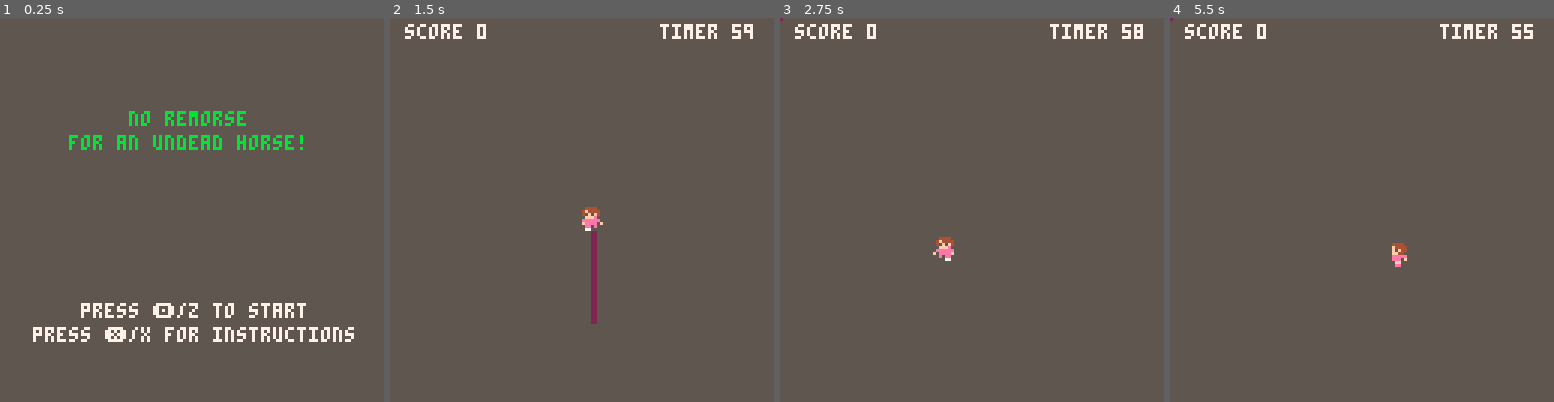
Above: before the commit, frames 1-4 (left to right).
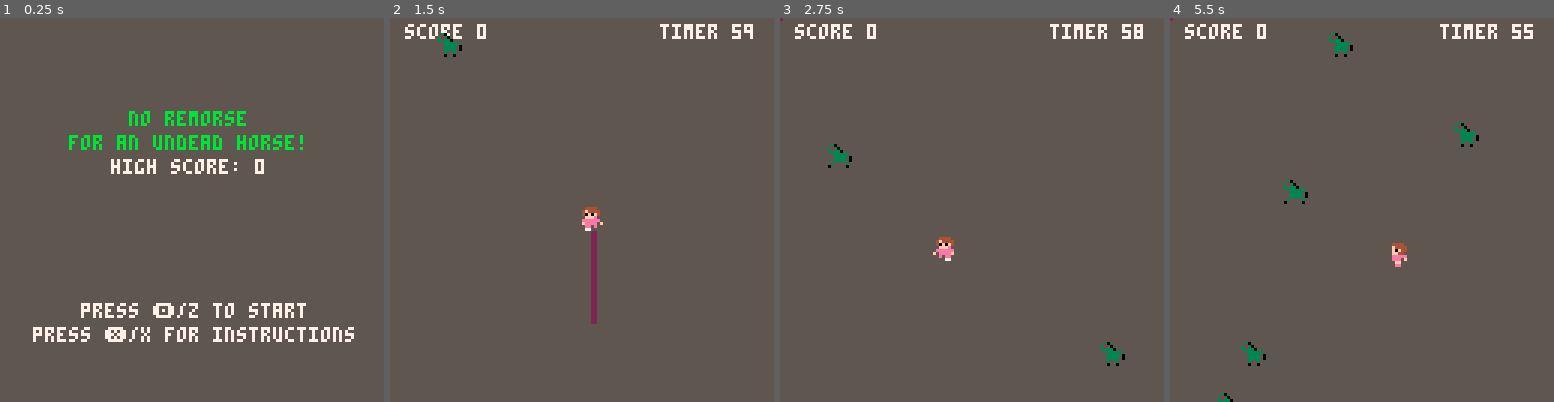
Above: after the commit, the same moments.

Repository: adkinsrs/NoRemorseForAnUndeadHorse
Game: PICO-8 cartridge no_remorse_for_the_undead_horse.p8
Same seed, same stepped clock (60 frames per second), same inputs: the game is played once before the commit and once after it.
Inputs:
- Up to frame 1 (0.25 s): no input
- Up to frame 2 (1.5 s): tap O (Z key) at 0.33, 0.7, 1.43 s; tap X (X key) at 1.07 s
- Up to frame 3 (2.75 s): hold Left 1.97-2.37 s; tap X (X key) at 2.07, 2.4, 2.73 s; tap O (Z key) at 2.22 s; hold Down from 2.42 s (still down)
- Up to frame 4 (5.5 s): release Down at 2.82 s; hold Right 2.87-3.53 s; tap X (X key) every 0.33 s from 3.07 to 5.4 s; tap O (Z key) at 3.1, 3.98, 4.87 s; hold Up 3.58-4.08 s; hold Right 4.13-4.53 s; hold Down 4.58-5.08 s; hold Left from 5.13 s (still down)

The runs differ from the first frame. In frame 1, 0.6% of the frame differs, in the area x 28-69%, y 36-41%; in frame 2, 0.2%; in frame 3, 0.4%; in frame 4, 0.8%, in the area x 12-81%, y 3-100%.

Commit message:
added a horse

Diff:
--- a/no_remorse_for_the_undead_horse.p8
+++ b/no_remorse_for_the_undead_horse.p8
@@ -9,8 +9,9 @@
 	cls()
 	scene=0
 	score=0
-	screenwidth = 127
-	screenheight = 127
+	hiscore=0
+	screenwidth=127
+	screenheight=127
 	timer=1800
 
 	player={
@@ -28,12 +29,10 @@
 	pole={
 		active=false
 		,t=0
-		,box={
-			x0=player.x
-			,y0=player.y
-			,x1=player.x
-			,y1=player.y
-		}
+		,x=player.x
+		,y=player.y
+		,w=0
+		,h=0
 		,upd=usepole
 		,draw=poledraw
 	}
@@ -41,6 +40,10 @@
 	cat={
 	}
 
+	enemies={}
+
+	palt(0,false)
+	palt(5,true)
 end
 
 function _update()
@@ -87,6 +90,34 @@
 	if pole.active then
 		pole:upd(player)
 	end
+
+	if timer%30==0 then
+		spawn_enemy()
+	end
+
+	for e in all(enemies) do
+		e.x+=e.dx
+		e.y+=e.dy
+		e.t+=1
+
+		if e.t%8<3 then e.s=7 else e.s=6 end
+
+		if e.t==128 then
+			del(enemies,e)
+			break
+		end
+
+		if collide(pole,e) and pole.active then
+			sfx(1)
+			del(enemies,e)
+			score +=1
+		end
+	end
+
+	if timer==0 then
+		hiscore=max(hiscore,score)
+		scene=0
+	end
 end
 
 -- draw fxns
@@ -95,11 +126,13 @@
 	local titletxt2="for an undead horse!"
 	local starttxt="press 🅾️/z to start"
 	local helptxt="press ❎/x for instructions"
+	local scoretxt="high score: "..hiscore
 
 	rectfill(0,0,screenwidth, screenheight, 5)
 
 	print(titletxt, hcenter(titletxt), screenheight/4, 11)
 	print(titletxt2, hcenter(titletxt2), screenheight/4+8, 11)
+	print(scoretxt, hcenter(scoretxt), 3*screenheight/8, 7)
 	print(starttxt, hcenter(starttxt), (screenheight/4)+(screenheight/2),7)
 	print(helptxt, hcenter(helptxt), (screenheight/4)+(screenheight/2)+8,7)
 end
@@ -133,9 +166,38 @@
 
 	player:draw()
 	pole:draw()
+
+	for e in all(enemies) do
+		spr(e.s
+			,e.x
+			,e.y
+			,1
+			,1
+			,e.dx>0 and true
+		)
+	end
 end
 
 --util_fxns
+function spawn_enemy()
+	local right=true
+	local dx = -1
+	local dy = -1
+	if rnd(1)<0.5 then dx=1 end
+	if rnd(1)<0.5 then dy=1 end
+	if rnd(1)<0.5 then right=false end
+	add(enemies, {
+		s=6
+		,x=(right and (dx>0 and 0 or 119) or flr(rnd(120)))
+		,y=(right and flr(rnd(120)) or (dy>0 and 0 or 119))
+		,w=8
+		,h=8
+		,dx=(right and dx or 0)
+		,dy=(right and 0 or dy)
+		,t=0
+	})
+end
+
 function playercontrol(self)
 	if btn(0) then moveleft(self)
 	elseif btn(1) then moveright(self)
@@ -146,9 +208,8 @@
 	if btn(5) then usecat(self) end
 
 	-- check if the player is still onscreen
-	self.x = mid(0, self.x, screenwidth - self.w)
-	self.y = mid(0, self.y, screenheight - self.h)
-
+	self.x=mid(0, self.x, screenwidth - self.w)
+	self.y=mid(0, self.y, screenheight - self.h)
 end
 
 function playerdraw(self)
@@ -159,14 +220,14 @@
 	self.x-=1
 	self.flip=true
 	self.dir="left"
-	if self.x%8<4 then self.s=3 else self.s=4 end
+	if self.x%8<3 then self.s=3 else self.s=4 end
 end
 
 function moveright(self)
 	self.x+=1
 	self.flip=false
 	self.dir="right"
-	if self.x%8<4 then self.s=3 else self.s=4 end
+	if self.x%8<3 then self.s=3 else self.s=4 end
 end
 
 function moveup(self)
@@ -174,7 +235,7 @@
 	self.s=2
 	self.flip=false
 	self.dir="up"
-	if self.y%8<4 then self.flip=true end
+	if self.y%8<3 then self.flip=true end
 end
 
 function movedown(self)
@@ -182,29 +243,27 @@
 	self.s=1
 	self.flip=false
 	self.dir="down"
-	if self.y%8<4 then self.s=5 end
+	if self.y%8<3 then self.s=5 end
 end
 
 function usepole(self,pl)
 	if pl.dir=="left" or pl.dir=="right" then
+		self.w = 30
+		self.h = 1
+		self.y = pl.y+5
 		if pl.dir=="left" then
-			self.box.x1 = pl.x
-			self.box.x0 = self.box.x1 - 30
+			self.x = pl.x - self.w
 		else
-			self.box.x0 = pl.x + 8
-			self.box.x1 = self.box.x0 + 30
+			self.x = pl.x + 8
 		end
-		self.box.y0 = pl.y+5
-		self.box.y1 = self.box.y0+1
 	else
-		self.box.x0 = pl.x+4
-		self.box.x1 = self.box.x0+1
+		self.w = 1
+		self.h=30
+		self.x = pl.x+4
 		if pl.dir=="up" then
-			self.box.y1 = pl.y
-			self.box.y0 = self.box.y1 - 30
+			self.y = pl.y - self.h
 		else
-			self.box.y0 = pl.y + 8
-			self.box.y1 = self.box.y0 + 30
+			self.y = pl.y + 8
 		end
 	end
 
@@ -214,22 +273,23 @@
 	if self.t==15 then
 		self.t=0
 		self.active=false
-		self.box={
-			x0=0
-			,x1=0
-			,y0=0
-			,y1=0
-		}
+		self.x=0
+		self.y=0
+		self.w=0
+		self.h=0
 	end
 
 end
 
 function poledraw(self)
-	rectfill(self.box.x0, self.box.y0, self.box.x1, self.box.y1, 2)
+	rectfill(self.x, self.y, self.x+self.w, self.y+self.h, 2)
 end
 
 function usecat(self)
 
+end
+
+function catdraw(self)
 end
 
 function hcenter(s)
@@ -251,13 +311,14 @@
 end
 
 __gfx__
-00000000554444555544445555444455554444555544445500000000000000000000000000000000000000000000000000000000000000000000000000000000
-0000000054f444455444444554444f5554444f5554f4444500000000000000000000000000000000000000000000000000000000000000000000000000000000
-00700700540f0f4554444445544f0f55544f0f55540f0f4500000000000000000000000000000000000000000000000000000000000000000000000000000000
-0007700055fffe55554444555544ff555544ff5555fffe5500000000000000000000000000000000000000000000000000000000000000000000000000000000
-000770005eeeeee55eeeeee55eeeee55feeeeeef5eeeeee500000000000000000000000000000000000000000000000000000000000000000000000000000000
-007007005feeee5f5f5eee5f5f5eee55555eee55f5eeeef500000000000000000000000000000000000000000000000000000000000000000000000000000000
-0000000055ee5e55555e5e55555ff55555f55f5555e5ee5500000000000000000000000000000000000000000000000000000000000000000000000000000000
-000000005577555555575555555ee5555e5555e55555775500000000000000000000000000000000000000000000000000000000000000000000000000000000
-
-
+00000000554444555544445555444455554444555544445553055555530555550000000000000000000000000000000000000000000000000000000000000000
+0000000054f444455444444554444f5554444f5554f4444538305555383055550000000000000000000000000000000000000000000000000000000000000000
+00700700540f0f4554444445544f0f55544f0f55540f0f4533330555333305550000000000000000000000000000000000000000000000000000000000000000
+0007700055fffe55554444555544ff555544ff5555fffe5555333335553333350000000000000000000000000000000000000000000000000000000000000000
+000770005eeeeee55eeeeee55eeeee55feeeeeef5eeeeee555333350553333500000000000000000000000000000000000000000000000000000000000000000
+007007005feeee5f5f5eee5f5f5eee55555eee55f5eeeef555333350553333500000000000000000000000000000000000000000000000000000000000000000
+0000000055ee5e55555e5e55555ff55555f55f5555e5ee5555355355535555350000000000000000000000000000000000000000000000000000000000000000
+000000005577555555575555555ee5555e5555e55555775555055055055555050000000000000000000000000000000000000000000000000000000000000000
+
+
+
Not shown, changed: the sound effects (__sfx__) section of no_remorse_for_the_undead_horse.p8
